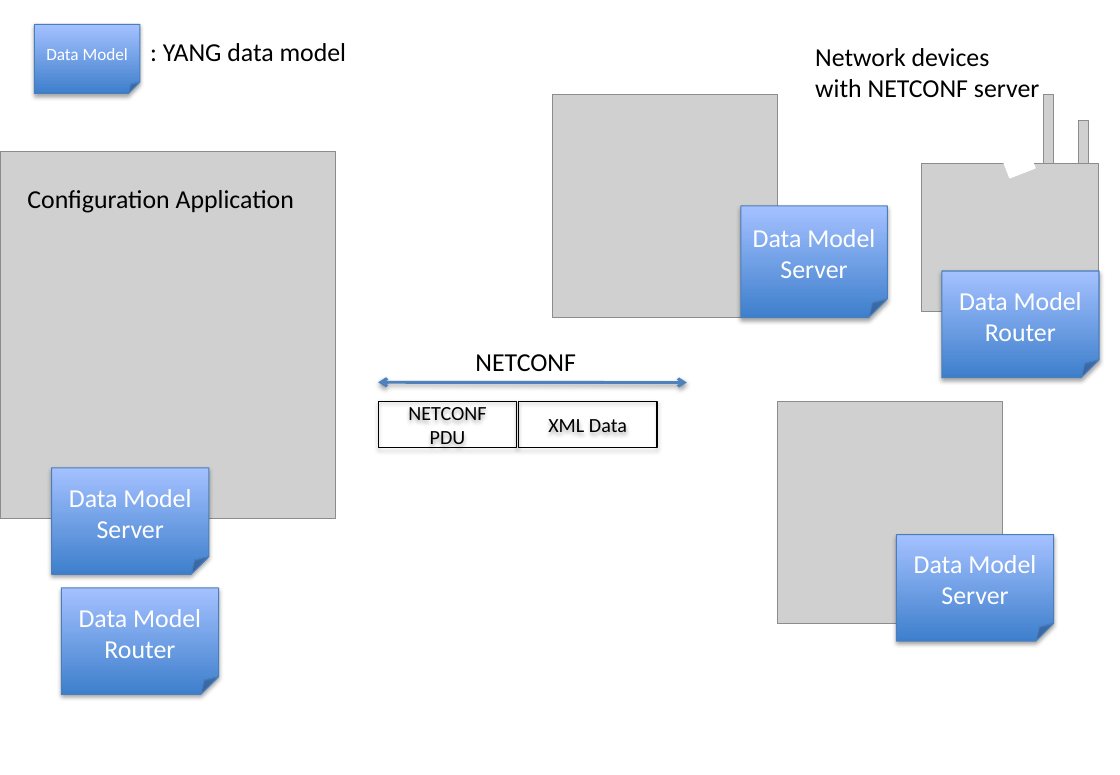
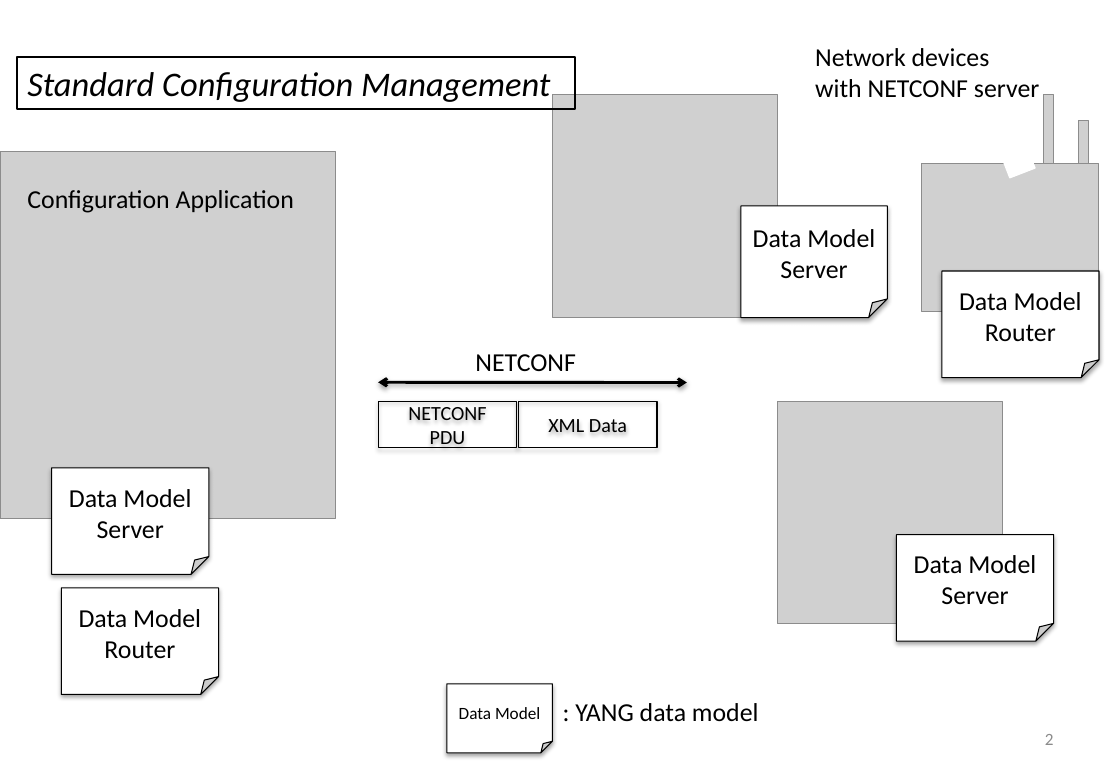
Before and after one commit to AaronNGray/jYang, a slide deck: slide 2 of yang-manager/reports/YangArchi.pptx. Drawn at 1120x775 pixels with LibreOffice and Linux fonts; fonts in the diff are those of the drawing; grey boxes stand for pictures. Boxes give left, top, right and bottom in pixels: in the first picture for what was removed or moved away, otherwise in the second. Text is boxed around its words. In the diff, an @@ line names an element or a change of style, - is before the commit and + after.

```diff
--- a/yang-manager/reports/YangArchi.pptx
+++ b/yang-manager/reports/YangArchi.pptx
@@ rectangle added at bbox=[18, 57, 575, 109], outline #000000 1.5 pt, 24 pt, text #000000, italic @@
+Standard Configuration Management
@@ double arrow (379, 383) - (687, 383): stroke #4F81BD 2 pt to #000000 2 pt @@
@@ text colour #FFFFFF to #000000; fill gradient #3F80CE to #A4C4FF to #FFFFFF; outline #4B7EBC 0.75 pt to #000000 0.75 pt in 6 elements at bbox=[741, 206, 888, 317], bbox=[942, 271, 1099, 377], bbox=[897, 535, 1054, 641], bbox=[52, 468, 209, 575], bbox=[61, 588, 218, 695], bbox=[447, 685, 552, 754] @@
@@ folded corner "Data Model": place and size @@
-folded corner "Data Model" at bbox=[34, 25, 140, 94]
+folded corner "Data Model" at bbox=[447, 685, 552, 754]
@@ text ": YANG data model": place and size @@
-text ": YANG data model" at bbox=[163, 43, 347, 61]
+text ": YANG data model" at bbox=[575, 703, 759, 721]
@@ page number added at bbox=[1045, 734, 1054, 745], 12 pt, text #8C8C8C @@
+2
```
Also in this commit, not shown: 15 other slides changed, 3 slides added, 2 slides removed.
